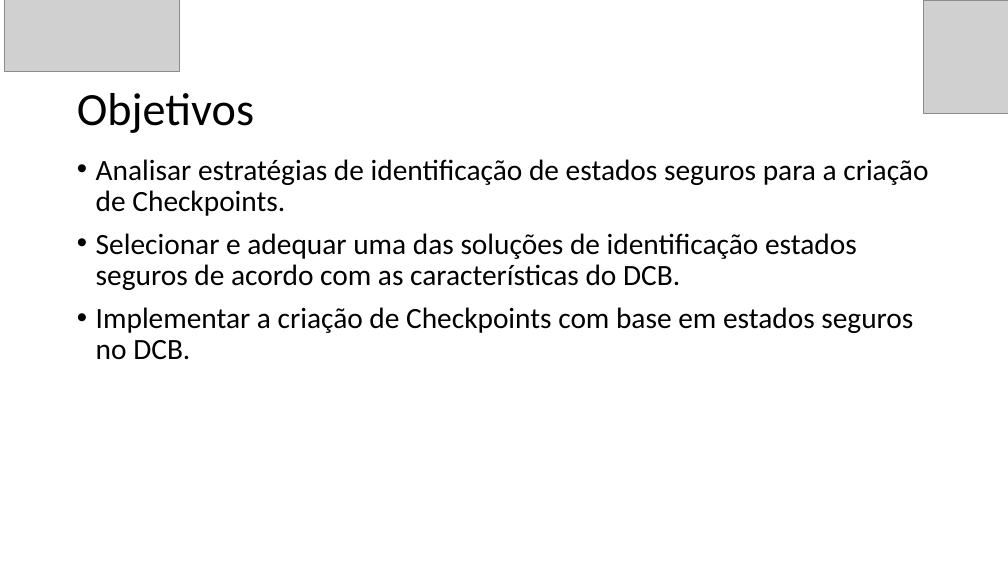
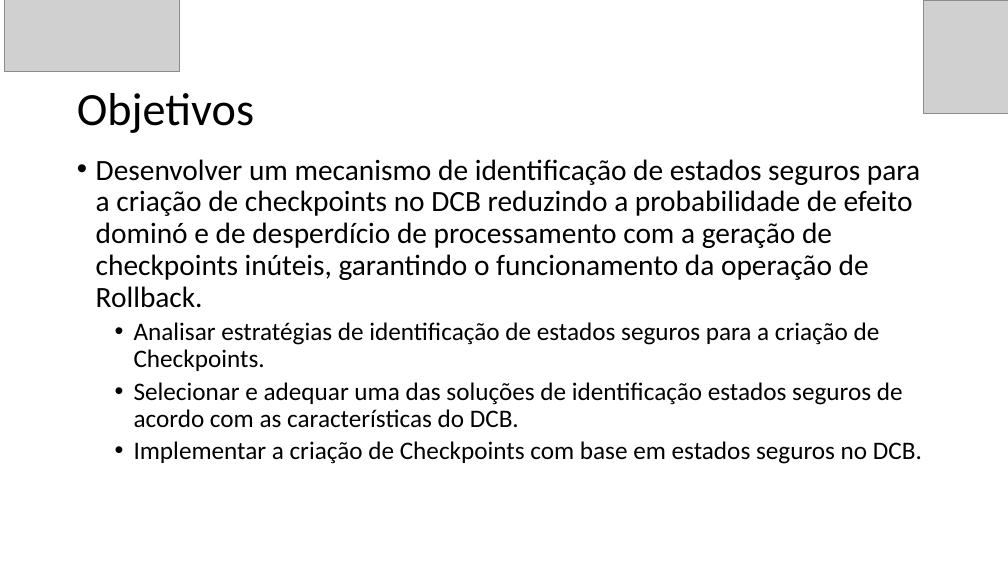
Before and after one commit to GuilhermeBizzani/TCC, a slide deck: slide 3 of Defesa Projeto.pptx (slide 4 before the commit). Drawn at 1008x567 pixels with LibreOffice and Linux fonts; fonts in the diff are those of the drawing; grey boxes stand for pictures. Boxes give left, top, right and bottom in pixels: in the first picture for what was removed or moved away, otherwise in the second. Text is boxed around its words. In the diff, an @@ line names an element or a change of style, - is before the commit and + after.

```diff
--- a/Defesa Projeto.pptx
+++ b/Defesa Projeto.pptx
@@ text at bbox=[96, 159, 920, 308]: paragraph added @@
+• Desenvolver um mecanismo de identificação de estados seguros para a criação de checkpoints no DCB reduzindo a probabilidade de efeito dominó e de desperdício de processamento com a geração de checkpoints inúteis, garantindo o funcionamento da operação de Rollback.
@@ text at bbox=[134, 322, 922, 464]: size 28 to 24 pt in "Analisar estratégias de identificação de estados seguros ...", "Selecionar e adequar uma das soluções de ...", "Implementar a criação de Checkpoints com base ..."; list level 1 to 2 in "Analisar estratégias de identificação de ..."; list level 1 to 2 in "Selecionar e adequar uma das ..."; list level 1 to 2 in "Implementar a criação de Checkpoints ..." @@
```
Also in this commit, not shown: 3 other slides changed, 1 slide added, 1 slide removed.
